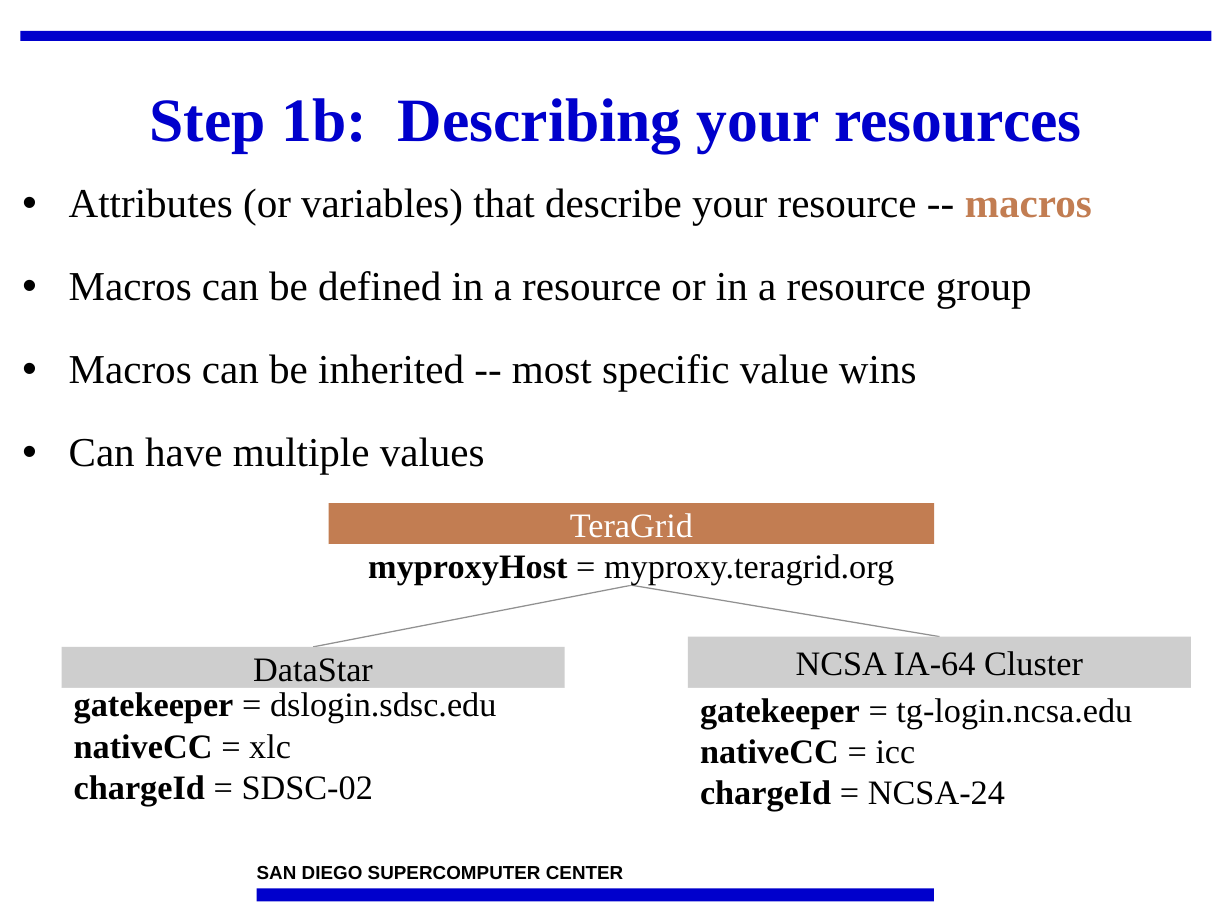
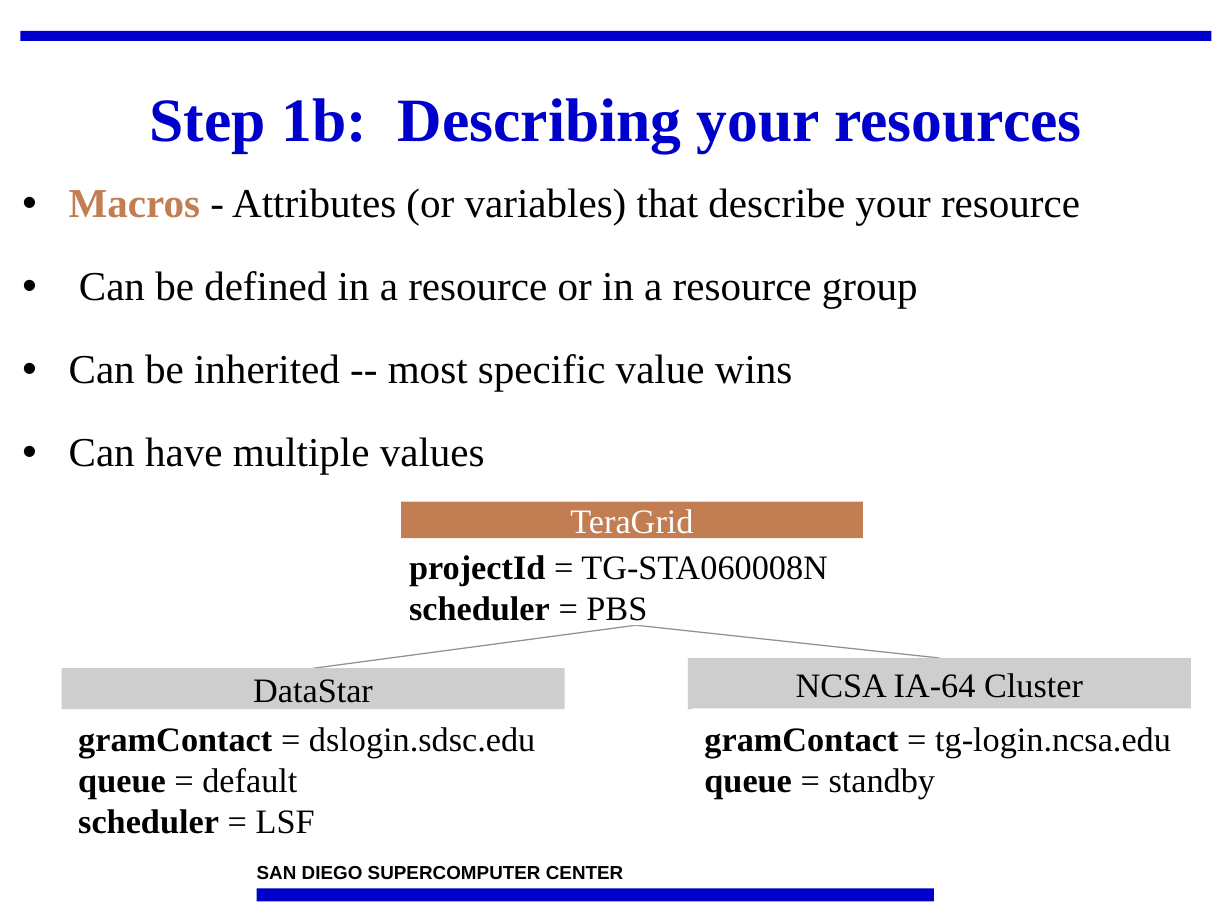
Before and after one commit to IncaProject/inca-xsede, a slide deck: slide 6 of talks/2008workshop/control.ppt. Drawn at 1232x924 pixels with LibreOffice and Linux fonts; fonts in the diff are those of the drawing; background and template pictures are left out. Boxes give left, top, right and bottom in pixels: in the first picture for what was removed or moved away, otherwise in the second. Text is boxed around its words. In the diff, an @@ line names an element or a change of style, - is before the commit and + after.

Commit message:
changes from today

```diff
--- a/talks/2008workshop/control.ppt
+++ b/talks/2008workshop/control.ppt
@@ text at (69,188,1080,391): text changed @@
-• Attributes (or variables) that describe your resource -- macros
-• Macros can be defined in a resource or in a resource group
-• Macros can be inherited -- most specific value wins
+• Macros - Attributes (or variables) that describe your resource
+• Can be defined in a resource or in a resource group
+• Can be inherited -- most specific value wins
@@ rectangle "TeraGrid": place and size @@
-rectangle "TeraGrid" at (329,503,935,543)
+rectangle "TeraGrid" at (402,501,864,538)
@@ rectangle removed at (329,545,935,585) @@
-myproxyHost = myproxy.teragrid.org
@@ text added at (409,555,828,627), 20 pt, text #000000, bold @@
+projectId = TG-STA060008N
+scheduler = PBS
@@ line moved from (632, 585) - (313, 647) to (636, 625) - (313, 668) @@
@@ line moved from (632, 585) - (940, 637) to (636, 625) - (940, 658) @@
@@ rectangle "NCSA IA-64 Cluster": place and size @@
-rectangle "NCSA IA-64 Cluster" at (687,637,1190,689)
+rectangle "NCSA IA-64 Cluster" at (687,658,1190,710)
@@ rectangle "DataStar": place and size @@
-rectangle "DataStar" at (62,647,564,687)
+rectangle "DataStar" at (62,668,564,708)
@@ rectangle removed at (62,687,564,801) @@
-gatekeeper = dslogin.sdsc.edu
-nativeCC = xlc
-chargeId = SDSC-02
@@ rectangle "gramContact = tg-login.ncsa.edu": place and size @@
-rectangle "gramContact = tg-login.ncsa.edu" at (687,687,1190,811)
+rectangle "gramContact = tg-login.ncsa.edu" at (692,708,1195,809)
@@ text added at (78,727,535,834), 20 pt, text #000000 @@
+gramContact = dslogin.sdsc.edu
+queue = default
+scheduler = LSF
@@ text in rectangle at (704,727,1171,799): text changed @@
-gatekeeper = tg-login.ncsa.edu
-nativeCC = icc
-chargeId = NCSA-24
+gramContact = tg-login.ncsa.edu
+queue = standby
```
Also in this commit, not shown: 16 other slides changed.
